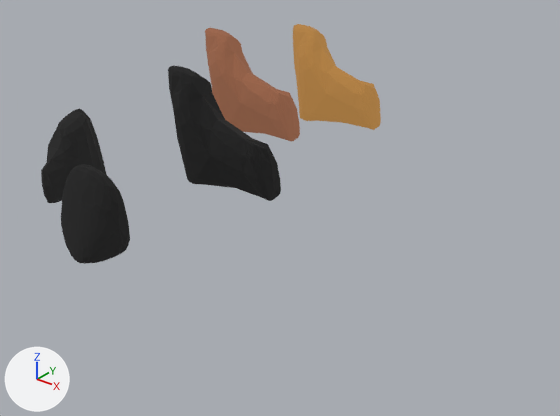
The Blender file Assets/Blender/Rock.blend as it was, and as the next commit left it.
Both versions are drawn from a 50 mm camera at (42.1, -43.9, 28.1) aimed at (2.0, 6.2, -2.9). Arrows for +X, +Y and +Z are at lower left; the lights stay in place.

In view in the first picture: 'Cube_cell.003', 'Cube_cell.005', 'Rock1', 'Rock2', 'Rock3'.
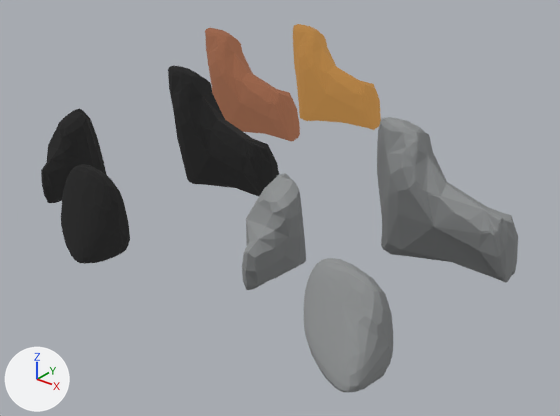
The change, as a diff of the scene's bpy script:
```diff
--- a/Assets/Blender/Rock.blend.py
+++ b/Assets/Blender/Rock.blend.py
@@ img_palette02_albedo_png_005 @@
+img_palette02_albedo_png_005 = load_image('Palette02-Albedo.png.005', 'Palettes/Palette02-Albedo.png', 512, 512, 'sRGB')
@@ img_palette02_emission_png_005 @@
+img_palette02_emission_png_005 = load_image('Palette02-Emission.png.005', 'Palettes/Palette02-Emission.png', 512, 512, 'sRGB')
@@ mat_material_006 @@
+mat_material_006 = bpy.data.materials.new('Material.006')
+# uses the picture img_palette02_albedo_png_005
+# uses the picture img_palette02_emission_png_005
@@ me_cube_cell_003 @@
+me_cube_cell_003.from_pydata(...)  # 24 vertices, 16 faces; spans x -0.468..0.522, y -0.584..0.363, z -0.486..0.716
+me_cube_cell_003.materials.append(mat_material_006)  # its picture is missing
@@ me_cube_cell_058 @@
+me_cube_cell_058.from_pydata(...)  # 98 vertices, 96 faces; spans x -0.5..0.38, y -0.67..0.68, z -0.8..0.76
+me_cube_cell_058.materials.append(mat_material_006)  # its picture is missing
@@ me_cube_cell_059 @@
+me_cube_cell_059.from_pydata(...)  # 178 vertices, 176 faces; spans x -0.79..1.0, y -0.51..0.49, z -0.95..0.9
+me_cube_cell_059.materials.append(mat_material_006)  # its picture is missing
@@ ob_rock3_001 @@
+ob_rock3_001 = bpy.data.objects.new('Rock3.001', me_cube_cell_003)
+ob_rock3_001.location = (21.48, -11.69, 2.05)
+ob_rock3_001.scale = (6.67, 6.67, 6.67)
+_m = ob_rock3_001.modifiers.new('Subdivision', 'SUBSURF')
@@ ob_rock2_001 @@
+ob_rock2_001 = bpy.data.objects.new('Rock2.001', me_cube_cell_058)
+ob_rock2_001.location = (11.16, -5.52, 2.45)
+ob_rock2_001.scale = (4.96, 4.96, 4.96)
@@ ob_rock1_001 @@
+ob_rock1_001 = bpy.data.objects.new('Rock1.001', me_cube_cell_059)
+ob_rock1_001.location = (17.4, 6.37, 2.61)
+ob_rock1_001.scale = (6.8, 6.8, 6.8)
+_m = ob_rock1_001.modifiers.new('Bevel', 'BEVEL')
```

Boxes [x1, y1, x2, y2] around the edits, measured in the pictures (560 x 416 px):
'Rock1.001', added
    after: [377, 117, 518, 282]
'Rock3.001', added
    after: [304, 258, 393, 392]
'Rock2.001', added
    after: [242, 173, 306, 290]
